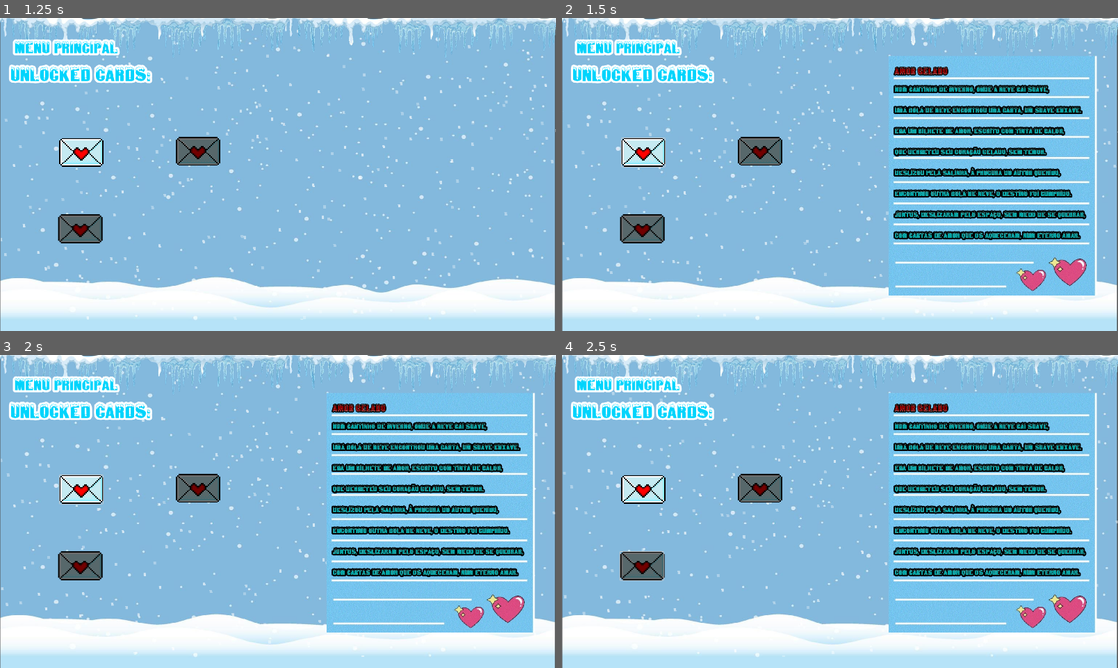
Above: before the commit, frames 1-4 (two rows, left to right).
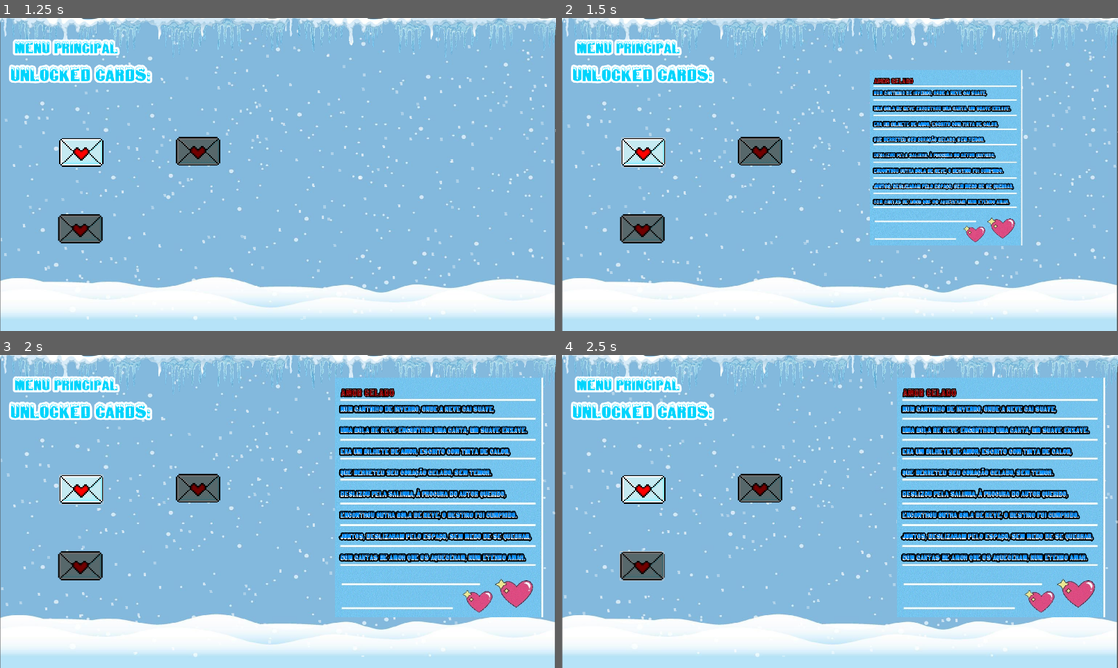
Above: after the commit, the same moments.

Repository: PedroVenanci0/Snow-Love
Game: Godot game, scene res://scenes/menu_principal.tscn
Two runs of this game, one before a commit and one after it. Both use one fixed random seed, a clock stepped at 60 frames per second and the inputs below.
Inputs (mouse positions are in pixels of both pictures, inside the frame that each line leads up to):
- Up to frame 1 (1.25 s): click "unlocked cards" at 0.5 s
- Up to frame 2 (1.5 s): click (645, 152) at 1.25 s
- Up to frame 3 (2 s): no input
- Up to frame 4 (2.5 s): click (639, 564) at 2 s

Frame 1 is identical in both runs. In frame 2, 16% of the frame differs, in the area x 55-97%, y 12-89%; in frame 3, 19%; in frame 4, 19%, in the area x 58-98%, y 7-89%.

Commit message:
feat: criação e ajuste da tela de cartas e de tutorial

Diff:
--- a/scenes/Carta_escrita.tscn
+++ b/scenes/Carta_escrita.tscn
@@ -6,10 +6,10 @@
 [node name="carta" type="Control"]
 layout_mode = 3
 anchors_preset = 0
-offset_left = 408.0
-offset_top = 310.0
-offset_right = 408.0
-offset_bottom = 310.0
+offset_left = 4.0
+offset_top = 295.0
+offset_right = 4.0
+offset_bottom = 295.0
 
 [node name="TextureRect" type="TextureRect" parent="."]
 layout_mode = 0
@@ -19,17 +19,17 @@
 offset_bottom = 786.0
 
 [node name="escritaCarta" type="Sprite2D" parent="."]
-position = Vector2(491, 115)
+position = Vector2(712, 34)
 scale = Vector2(1, 1.01672)
 texture = ExtResource("1_qd4ll")
 region_enabled = true
 region_rect = Rect2(0, 0, 720, 812.713)
 
-[node name="Label2" type="Label" parent="."]
-offset_left = 153.0
-offset_top = -241.0
-offset_right = 816.0
-offset_bottom = 332.0
+[node name="Label2" type="Label" parent="escritaCarta"]
+offset_left = -341.0
+offset_top = -357.03
+offset_right = 322.0
+offset_bottom = 215.97
 theme_override_colors/font_color = Color(1, 1, 1, 1)
 theme_override_constants/outline_size = 20
 theme_override_fonts/font = ExtResource("2_t2cr7")
@@ -59,12 +59,12 @@
 
 Com cartas de amor que os aqueceram, num eterno amar."
 
-[node name="Label" type="Label" parent="."]
-offset_left = 153.0
-offset_top = -241.0
-offset_right = 574.0
-offset_bottom = -10.0
-theme_override_colors/font_color = Color(0, 0.646964, 0.646964, 1)
+[node name="Label" type="Label" parent="escritaCarta"]
+offset_left = -340.0
+offset_top = -359.981
+offset_right = 323.0
+offset_bottom = 213.019
+theme_override_colors/font_color = Color(0, 0.552941, 1, 1)
 theme_override_fonts/font = ExtResource("2_t2cr7")
 theme_override_font_sizes/font_size = 23
 text = "
@@ -92,21 +92,21 @@
 
 Com cartas de amor que os aqueceram, num eterno amar."
 
-[node name="Label4" type="Label" parent="."]
-offset_left = 152.0
-offset_top = -259.0
-offset_right = 337.0
-offset_bottom = -231.0
+[node name="Label4" type="Label" parent="escritaCarta"]
+offset_left = -339.0
+offset_top = -367.85
+offset_right = -154.0
+offset_bottom = -339.85
 theme_override_constants/outline_size = 12
 theme_override_fonts/font = ExtResource("2_t2cr7")
 theme_override_font_sizes/font_size = 30
 text = "Amor Gelado"
 
-[node name="Label3" type="Label" parent="."]
-offset_left = 152.0
-offset_top = -260.0
-offset_right = 337.0
-offset_bottom = -232.0
+[node name="Label3" type="Label" parent="escritaCarta"]
+offset_left = -339.0
+offset_top = -368.833
+offset_right = -154.0
+offset_bottom = -340.833
 theme_override_colors/font_color = Color(0.541176, 0, 0, 1)
 theme_override_fonts/font = ExtResource("2_t2cr7")
 theme_override_font_sizes/font_size = 30
--- a/scenes/Mostrando_cartas.tscn
+++ b/scenes/Mostrando_cartas.tscn
@@ -1,14 +1,13 @@
-[gd_scene load_steps=11 format=3 uid="uid://b4gx1bneo4j0k"]
+[gd_scene load_steps=10 format=3 uid="uid://b4gx1bneo4j0k"]
 
 [ext_resource type="Script" path="res://script/Mostrando_cartas.gd" id="1_3kvt7"]
 [ext_resource type="Texture2D" uid="uid://dep45oy3gj2fp" path="res://assets/tela de cartas/fundo.jpg" id="1_e35q2"]
 [ext_resource type="Shader" path="res://shader/rain_and_snow_shader.gdshader" id="2_gfqww"]
 [ext_resource type="Texture2D" uid="uid://bb8625sbhk3vc" path="res://assets/tela de cartas/3385744-calota-de-gelo-fixada-vetor-removebg-preview.png" id="3_7krvh"]
-[ext_resource type="Texture2D" uid="uid://drde36wya31am" path="res://assets/tela de cartas/fundo_aviso.jpg" id="4_yoy1n"]
 [ext_resource type="FontFile" uid="uid://iyo6ms8m752s" path="res://assets/fontes/snowtop_caps/SnowtopCaps.otf" id="5_crqko"]
 [ext_resource type="Texture2D" uid="uid://cmjdlh5jdyfg4" path="res://assets/carta e estilingue/carta gelada.png" id="6_bkxnb"]
 [ext_resource type="Theme" uid="uid://cf75q256oi40t" path="res://shader/theme_button.tres" id="7_1mxxe"]
-[ext_resource type="PackedScene" uid="uid://c88tia4dvha40" path="res://scenes/Carta_escrita.tscn" id="9_brwpe"]
+[ext_resource type="PackedScene" uid="uid://b16isugcku6h" path="res://scenes/Carta_escrita.tscn" id="9_brwpe"]
 
 [sub_resource type="ShaderMaterial" id="ShaderMaterial_7rcag"]
 shader = ExtResource("2_gfqww")
@@ -72,50 +71,6 @@
 texture = ExtResource("3_7krvh")
 region_enabled = true
 region_rect = Rect2(0, 53.8102, 503.289, 166.908)
-
-[node name="moldura_aviso" type="Node2D" parent="."]
-visible = false
-
-[node name="FundoAviso" type="Sprite2D" parent="moldura_aviso"]
-position = Vector2(1040, 480.5)
-scale = Vector2(1.37908, 1.32108)
-texture = ExtResource("4_yoy1n")
-
-[node name="3385744-calota-de-gelo-fixada-vetor-removebg-preview" type="Sprite2D" parent="moldura_aviso"]
-position = Vector2(871, 781)
-texture = ExtResource("3_7krvh")
-region_enabled = true
-region_rect = Rect2(-1.82544, 21.6, 502.187, 200.582)
-
-[node name="3385744-calota-de-gelo-fixada-vetor-removebg-preview2" type="Sprite2D" parent="moldura_aviso"]
-position = Vector2(1214, 781)
-texture = ExtResource("3_7krvh")
-region_enabled = true
-region_rect = Rect2(-1.82544, 21.6, 502.187, 200.582)
-
-[node name="3385744-calota-de-gelo-fixada-vetor-removebg-preview3" type="Sprite2D" parent="moldura_aviso"]
-position = Vector2(626.556, 468.857)
-rotation = -1.60013
-scale = Vector2(1.06096, 1)
-texture = ExtResource("3_7krvh")
-region_enabled = true
-region_rect = Rect2(3.29855, 214.861, 497.794, 95.1665)
-
-[node name="3385744-calota-de-gelo-fixada-vetor-removebg-preview4" type="Sprite2D" parent="moldura_aviso"]
-position = Vector2(1451, 479)
-rotation = 1.55163
-scale = Vector2(1.06096, 1)
-texture = ExtResource("3_7krvh")
-region_enabled = true
-region_rect = Rect2(3.29855, 214.861, 497.794, 95.1665)
-
-[node name="3385744-calota-de-gelo-fixada-vetor-removebg-preview5" type="Sprite2D" parent="moldura_aviso"]
-position = Vector2(1031, 223)
-rotation = 0.00207359
-scale = Vector2(1.73496, 1)
-texture = ExtResource("3_7krvh")
-region_enabled = true
-region_rect = Rect2(3.29855, 214.861, 497.794, 95.1665)
 
 [node name="Label2" type="Label" parent="."]
 layout_mode = 0
@@ -206,11 +161,12 @@
 theme_override_font_sizes/font_size = 20
 flat = true
 
-[node name="carta" parent="." instance=ExtResource("9_brwpe")]
-offset_left = 996.0
-offset_top = 429.0
-offset_right = 996.0
-offset_bottom = 429.0
+[node name="carta_01" parent="." instance=ExtResource("9_brwpe")]
+offset_left = 804.0
+offset_top = 457.0
+offset_right = 804.0
+offset_bottom = 457.0
+scale = Vector2(1e-05, 1e-05)
 
 [connection signal="pressed" from="Return_menu" to="." method="_on_return_enu_pressed"]
 [connection signal="pressed" from="ButtonCard_01" to="." method="_on_button_card_01_pressed"]
--- a/scenes/Tutorial.tscn
+++ b/scenes/Tutorial.tscn
@@ -454,49 +454,63 @@
 position = Vector2(495, 162)
 
 [node name="BG" type="ParallaxBackground" parent="."]
+process_mode = 3
+process_priority = 1
+process_physics_priority = 1
 scroll_offset = Vector2(409.688, 109.211)
 
 [node name="sky" type="ParallaxLayer" parent="BG"]
+process_mode = 3
 
 [node name="sky" type="Sprite2D" parent="BG/sky"]
+process_mode = 3
 position = Vector2(-14, -12)
 scale = Vector2(0.333333, 0.332407)
 texture = ExtResource("6_lokno")
 centered = false
 
 [node name="sky2" type="Sprite2D" parent="BG/sky"]
+process_mode = 3
 position = Vector2(-13, -220)
 scale = Vector2(0.333333, 0.332407)
 texture = ExtResource("6_lokno")
 centered = false
 
 [node name="arvores_de_fundo" type="ParallaxLayer" parent="BG"]
+process_mode = 3
 
 [node name="Sprite2D" type="Sprite2D" parent="BG/arvores_de_fundo"]
+process_mode = 3
 position = Vector2(-14, -12)
 scale = Vector2(0.332813, 0.332407)
 texture = ExtResource("7_73cmg")
 centered = false
 
 [node name="arvores" type="ParallaxLayer" parent="BG"]
+process_mode = 3
 
 [node name="Sprite2D" type="Sprite2D" parent="BG/arvores"]
+process_mode = 3
 position = Vector2(-13, -11)
 scale = Vector2(0.331771, 0.32963)
 texture = ExtResource("8_1k4dr")
 centered = false
 
 [node name="neve_ground" type="ParallaxLayer" parent="BG"]
+process_mode = 3
 
 [node name="neve_ground" type="Sprite2D" parent="BG/neve_ground"]
+process_mode = 3
 position = Vector2(-13, -12)
 scale = Vector2(0.332292, 0.332407)
 texture = ExtResource("9_bivbu")
 centered = false
 
 [node name="casas" type="ParallaxLayer" parent="BG"]
+process_mode = 3
 
 [node name="Sprite2D" type="Sprite2D" parent="BG/casas"]
+process_mode = 3
 position = Vector2(-14, -9)
 scale = Vector2(0.332292, 0.328704)
 texture = ExtResource("10_qer8k")
@@ -575,13 +589,47 @@
 scale = Vector2(1.98438, 1.41406)
 texture = ExtResource("18_ik46n")
 
-[node name="ColorRect" type="ColorRect" parent="conteiner_box_dialog"]
-offset_left = -151.0
-offset_top = -281.0
-offset_right = 173.0
-offset_bottom = 181.0
-color = Color(0, 0, 0, 0.505882)
-metadata/_edit_use_anchors_ = true
+[node name="3385744-calota-de-gelo-fixada-vetor-removebg-preview2" type="Sprite2D" parent="conteiner_box_dialog"]
+position = Vector2(-57.9841, 46.1859)
+scale = Vector2(0.129399, 0.225139)
+texture = ExtResource("15_vhwur")
+region_enabled = true
+region_rect = Rect2(1.5, 55, 498, 159)
+
+[node name="3385744-calota-de-gelo-fixada-vetor-removebg-preview3" type="Sprite2D" parent="conteiner_box_dialog"]
+position = Vector2(6.04723, 45.2597)
+scale = Vector2(0.128387, 0.210103)
+texture = ExtResource("15_vhwur")
+region_enabled = true
+region_rect = Rect2(1.5, 55, 498, 159)
+
+[node name="3385744-calota-de-gelo-fixada-vetor-removebg-preview4" type="Sprite2D" parent="conteiner_box_dialog"]
+position = Vector2(67.5274, 45.2597)
+scale = Vector2(0.121177, 0.210103)
+texture = ExtResource("15_vhwur")
+region_enabled = true
+region_rect = Rect2(1.5, 55, 498, 159)
+
+[node name="3385744-calota-de-gelo-fixada-vetor-removebg-preview5" type="Sprite2D" parent="conteiner_box_dialog"]
+position = Vector2(-55.9369, -34.652)
+scale = Vector2(0.121177, 0.17577)
+texture = ExtResource("15_vhwur")
+region_enabled = true
+region_rect = Rect2(2, 217, 497.5, 80)
+
+[node name="3385744-calota-de-gelo-fixada-vetor-removebg-preview6" type="Sprite2D" parent="conteiner_box_dialog"]
+position = Vector2(4.03149, -35.3592)
+scale = Vector2(0.121177, 0.17577)
+texture = ExtResource("15_vhwur")
+region_enabled = true
+region_rect = Rect2(2, 217, 497.5, 80)
+
+[node name="3385744-calota-de-gelo-fixada-vetor-removebg-preview7" type="Sprite2D" parent="conteiner_box_dialog"]
+position = Vector2(62.488, -34.652)
+scale = Vector2(0.121177, 0.17577)
+texture = ExtResource("15_vhwur")
+region_enabled = true
+region_rect = Rect2(2, 217, 497.5, 80)
 
 [node name="dialogBox" parent="conteiner_box_dialog" instance=ExtResource("17_sfxi5")]
 position = Vector2(-142.614, -171.138)
@@ -609,6 +657,7 @@
 offset_bottom = 0.254112
 scale = Vector2(0.3, 0.3)
 theme = ExtResource("19_yd8ol")
+theme_override_colors/font_color = Color(0.796135, 0, 0.125903, 1)
 theme_override_constants/outline_size = 8
 theme_override_fonts/font = ExtResource("20_03quq")
 theme_override_font_sizes/font_size = 50
@@ -624,7 +673,7 @@
 offset_bottom = -1.16024
 scale = Vector2(0.3, 0.3)
 theme = ExtResource("19_yd8ol")
-theme_override_colors/font_color = Color(0.647059, 0, 0, 1)
+theme_override_colors/font_color = Color(0.796135, 0, 0.125903, 1)
 theme_override_colors/font_hover_color = Color(0.521569, 0.858824, 1, 1)
 theme_override_constants/outline_size = 8
 theme_override_fonts/font = ExtResource("20_03quq")
@@ -642,6 +691,7 @@
 offset_bottom = 26.2541
 scale = Vector2(0.2, 0.2)
 theme = ExtResource("19_yd8ol")
+theme_override_colors/font_color = Color(0.796135, 0, 0.125903, 1)
 theme_override_colors/font_hover_color = Color(1, 1, 1, 1)
 theme_override_constants/outline_size = 20
 theme_override_font_sizes/font_size = 80
@@ -651,5 +701,6 @@
 [connection signal="pressed" from="conteiner_box_dialog/ContinueButton" to="." method="_on_continue_button_pressed"]
 [connection signal="pressed" from="conteiner_box_dialog/ContinueButton" to="conteiner_box_dialog/dialogBox" method="_on_continue_button_pressed"]
 [connection signal="pressed" from="conteiner_box_dialog/SkipButton" to="." method="_on_skip_button_pressed"]
+[connection signal="pressed" from="conteiner_box_dialog/ProximoNivelButton" to="." method="_on_proximo_nivel_button_pressed"]
 
 [editable path="conteiner_box_dialog/dialogBox"]
--- a/scenes/dialog_box.tscn
+++ b/scenes/dialog_box.tscn
@@ -21,8 +21,10 @@
 offset_right = 403.0
 offset_bottom = 104.0
 scale = Vector2(0.3, 0.3)
-theme_override_colors/font_color = Color(0.521569, 0.858824, 1, 1)
-theme_override_constants/outline_size = 10
+theme_override_colors/font_color = Color(0.796135, 0, 0.125903, 1)
+theme_override_colors/font_outline_color = Color(1, 1, 1, 1)
+theme_override_constants/outline_size = 15
+theme_override_constants/line_spacing = 10
 theme_override_fonts/font = ExtResource("3_14xk6")
 theme_override_font_sizes/font_size = 50
 metadata/_edit_use_anchors_ = true
--- a/script/LaunchableCardUpdate.gd
+++ b/script/LaunchableCardUpdate.gd
@@ -41,13 +41,6 @@
 		linear_velocity = Vector2.ZERO;
 
 
-
-
-
-
-
-
-
 func _on_body_entered(body):
 	var direcao = -(body.position - self.position).normalized()
 	var velocidade_corpo = body.linear_velocity
--- a/script/Mostrando_cartas.gd
+++ b/script/Mostrando_cartas.gd
@@ -3,16 +3,15 @@
 @onready var carta_gelada_world_01 = $CartaGelada_world_01
 @onready var carta_gelada_world_02 = $CartaGelada_world_02
 @onready var carta_gelada_world_03 = $CartaGelada_world_03
-@onready var carta = $carta
+@onready var carta_01 = $carta_01
 
 
 var apertei_novamente = 0
 
 # Called when the node enters the scene tree for the first time.
 func _ready():
-	carta.visible = false
+	pass
 	#carta.scale = Vector2(0.1,0.1)
-
 # Called every frame. 'delta' is the elapsed time since the previous frame.
 func _process(delta):
 
@@ -26,8 +25,12 @@
 
 func _on_button_card_01_pressed():
 	if Global.cartasDesbloqueadas == 1:
-		carta.visible = true
+		#carta_01.visible = true
+		var _tween = get_tree().create_tween()
+		_tween.tween_property(carta_01,"scale", Vector2(1,1), 0.25);
 		apertei_novamente += 1
 		if apertei_novamente % 2 == 0:
-			carta.visible = false
+			_tween.tween_property(carta_01,"scale", Vector2(0,0), 0.25);
+			#carta_01.visible = false
+			pass
 		#carta.scale = Vector2(3,3)
--- a/script/dialogBox.gd
+++ b/script/dialogBox.gd
@@ -22,13 +22,37 @@
 
 		"Usando o cursos do mouse, click e arraste\nna tela para impulsionar a carta em direção\nos bonecos de neve, encontrados nas\nplataformas.",
 
-		"Ao acertar os Bonecos de Neve, perceba que aparece\num coração acima de sua cabeça significando\nque o acertou, seu obejtivo é acertar\n os dois bonecos para enfim passar de fase.",
+		"Ao acertar os Bonecos de Neve, perceba que\naparece um coração acima de sua cabeça\nsignificando que o acertou, seu obejtivo\né acertar os dois bonecos para enfim\npassar de fase.",
 
-		"Parabens, vc finalmente conseguiu passar pelo Tutorial!!!\nPressione (Novo nivel para avançar.)"
+		"Parabens, vc finalmente conseguiu passar\npelo Tutorial!!!\nPressione (Novo nivel para avançar.)"
 
 	],
-	"CartaDesbloqueadas": [
-		"Mensagem 1 da cena 2...",
+	"MostrandoCartas": [
+		"
+
+Num cantinho de inverno, onde a neve cai suave,
+
+
+Uma bola de neve encontrou uma carta, um suave enxave.
+
+
+Era um bilhete de amor, escrito com tinta de calor,
+
+
+Que derreteu seu coração gelado, sem temor.
+
+
+Deslizou pela salinha, à procura do autor querido,
+
+
+Encontrou outra bola de neve, o destino foi cumprido.
+
+
+Juntos, deslizaram pelo espaço, sem medo de se quebrar,
+
+
+Com cartas de amor que os aqueceram, num eterno amar.",
+
 		"Mensagem 2 da cena 2..."
 	],
 
@@ -39,7 +63,6 @@
 	show_message()
 
 func _process(delta):
-
 	var current_scene: String = get_tree().current_scene.name
 
 	var conteiner_box_dialog = get_parent()
@@ -47,19 +70,13 @@
 	var skipButton = conteiner_box_dialog.get_node("SkipButton")
 	var continueButton = conteiner_box_dialog.get_node("ContinueButton")
 
-	if conteiner_box_dialog.global_position.y >= 250:
-		conteiner_box_dialog.global_position.y -= 0.2
+	if current_scene == "Tutorial":
+		if conteiner_box_dialog.global_position.y >= 220:
+			conteiner_box_dialog.global_position.y -= 0.2
 
 	if msg_queues[current_scene].size() == 3:
 		skipButton.visible = true
 		continueButton.visible = true
-
-func _input(event):
-
-	var current_scene: String = get_tree().current_scene.name
-
-	if event is InputEventKey and event.is_action_pressed("ui_accept") and msg_queues[current_scene].size() == 4 and text.visible_characters == text.text.length():
-		show_message()
 
 	if Global.acertouTutorial == true and verificacaoUnica == 1:
 		show_message()
@@ -71,16 +88,21 @@
 		if text.visible_characters == text.text.length():
 			proximo_nivel_button.visible = true
 
+func _input(event):
+
+	var current_scene: String = get_tree().current_scene.name
+
+	if event is InputEventKey and event.is_action_pressed("ui_accept") and msg_queues[current_scene].size() == 4 and text.visible_characters == text.text.length():
+		show_message()
+
 func show_message():
 
 	var current_scene: String = get_tree().current_scene.name
-
-	print(msg_queues[current_scene].size())
 #
 	#if not timer.is_stopped():
 		#text.visible_characters = text.text.length()
 		#return
-#
+
 	if msg_queues[current_scene].size() == 0:
 		#hide()
 		return
@@ -101,14 +123,10 @@
 
 	if text.visible_characters == text.text.length():
 
-		text.set("theme_override_colors/font_color", Color(1, 0, 0))
-
 		show_message()
 
 		skip_button.visible = false
 		continue_button.visible = false
 
 		await get_tree().create_timer(0.1).timeout
-
 		get_tree().paused = false
-		color_rect.visible = false
--- a/script/hud_cards.gd
+++ b/script/hud_cards.gd
@@ -3,4 +3,8 @@
 
 # Called every frame. 'delta' is the elapsed time since the previous frame.
 func _process(delta):
-	label.text = str(Global.numberCards)
+	if Global.numberCards > 0:
+		label.text = str(Global.numberCards)
+	if Global.numberCards <= 0:
+		Global.numberCards = 0
+		label.text = str(Global.numberCards)
--- a/script/player.gd
+++ b/script/player.gd
@@ -25,7 +25,7 @@
 func state_animation():
 	var _state = "Idle"
 	coração.visible = false
-	if die:
+	if die and get_tree().current_scene.name != "Tutorial":
 		await get_tree().create_timer(3.2).timeout
 		_state = "sad"
 		animated_sprite_2d.play("sad")
--- a/script/tutorial.gd
+++ b/script/tutorial.gd
@@ -13,6 +13,7 @@
 
 	Global.playerInTheScene = 0
 	Global.numberCards = 4
+	await get_tree().create_timer(0.3).timeout
 	get_tree().paused = true
 
 func _process(delta):
@@ -20,3 +21,7 @@
 
 func _on_skip_button_pressed():
 	pass
+
+
+func _on_proximo_nivel_button_pressed():
+	pass
Not shown: 1 places in scenes/Carta_escrita.tscn that only renumber resources
